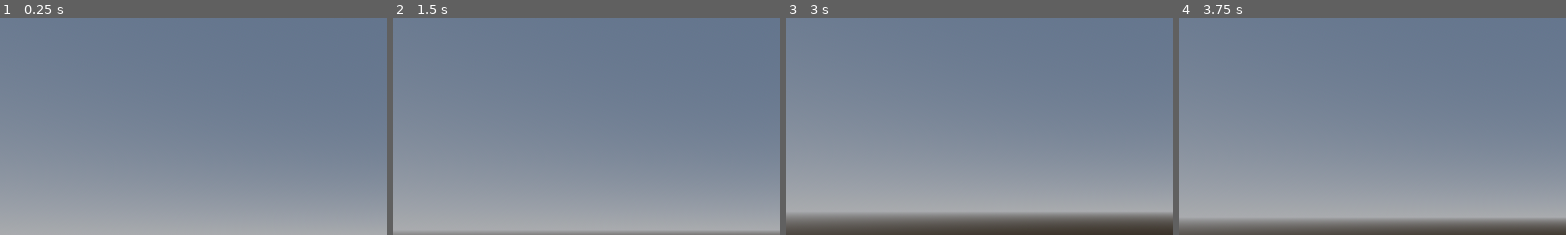
Above: before the commit, frames 1-4 (left to right).
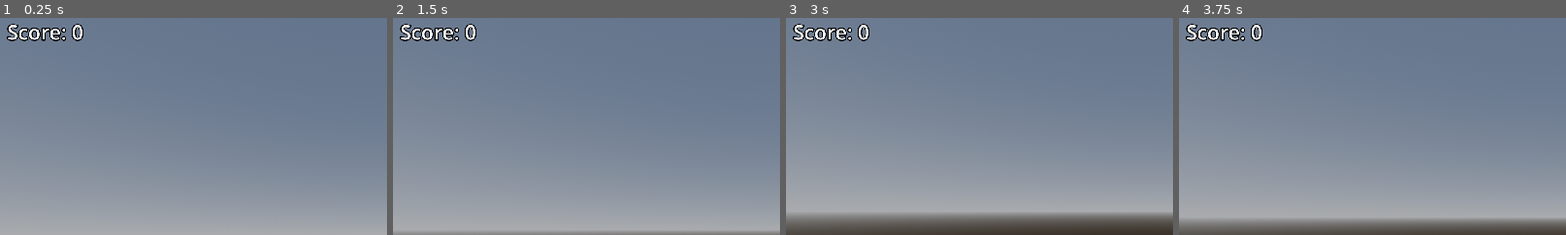
Above: after the commit, the same moments.

Repository: dani3ljh/Gambling-Addiction-Simulator
Game: Godot game, scene res://Scenes/main.tscn
Two runs of this game, one before a commit and one after it. Both use one fixed random seed, a clock stepped at 60 frames per second and the inputs below. The engine's default icon, where the game draws it, is replaced by a stand-in: a white triangle on a blue panel in a dark square.
Inputs (mouse positions are % of the whole screen's width and height, from its top left):
- Up to frame 1 (0.25 s): no input
- Up to frame 2 (1.5 s): tap Enter at 0.5 s; move the mouse to (55, 50) at 0.52 s; hold W (up) from 0.53 s (still down); tap E (interact) at 0.6, 1.35 s; tap Space (jump) at 0.77 s; move the mouse to (45, 50) at 1.27 s
- Up to frame 3 (3 s): keep holding W (up); tap Space (jump) at 1.52 s; move the mouse to (52, 48) at 2.02 s; hold Shift (sprint) 2.03-2.78 s; tap E (interact) at 2.3, 2.85 s; move the mouse to (49, 52) at 2.77 s
- Up to frame 4 (3.75 s): keep holding W (up); tap Space (jump) at 3.02, 3.5 s; move the mouse to (57, 51) at 3.52 s; tap E (interact) at 3.6 s
The pictures show only the part of the screen within x 0-50%, y 0-50%; the shares and areas given below are measured in that part.

The runs differ from the first frame. In frame 1, 0.9% of the frame differs, in the area x 1-22%, y 2-11%; in frame 2, 0.9%; in frame 3, 0.9%; in frame 4, 0.9%.

Commit message:
Added Score

Diff:
--- a/Scenes/main.tscn
+++ b/Scenes/main.tscn
@@ -25,6 +25,12 @@
 size = Vector3(7.921827, 2.1798935, 5.350606)
 
 [sub_resource type="BoxMesh" id="BoxMesh_mqvok"]
+
+[sub_resource type="LabelSettings" id="LabelSettings_adp6s"]
+font_size = 50
+outline_size = 10
+outline_color = Color(0, 0, 0, 1)
+shadow_size = 0
 
 [node name="Main" type="Node3D" unique_id=1729802106]
 
@@ -74,3 +80,12 @@
 
 [node name="Slot Machine" parent="." unique_id=1946949609 instance=ExtResource("3_8gbba")]
 transform = Transform3D(0.36373574, 0, 0, 0, 0.36373574, 0, 0, 0, 0.36373574, -8.045744, 2.1812258, -8.177565)
+
+[node name="CanvasGroup" type="CanvasGroup" parent="." unique_id=842416211]
+
+[node name="ScoreLabel" type="Label" parent="CanvasGroup" unique_id=1931437947]
+offset_left = 18.0
+offset_right = 218.0
+offset_bottom = 69.0
+text = "Score: 0"
+label_settings = SubResource("LabelSettings_adp6s")
--- a/Scenes/slot_machine.gd
+++ b/Scenes/slot_machine.gd
@@ -6,6 +6,14 @@
 
 @onready var interact_area = $Interact
 @onready var player = $"../Player"
+@onready var score_label = $"../CanvasGroup/ScoreLabel"
+
+enum Symbol {
+	SEVEN,
+	CHERRY,
+	BELL,
+	BAR
+}
 
 @onready var slots = [
 	{"node": slot1, "spinning": false, "target_rotation": 0, "timer_running": false},
@@ -13,12 +21,13 @@
 	{"node": slot3, "spinning": false, "target_rotation": 0, "timer_running": false}
 ]
 
-# Called when the node enters the scene tree for the first time.
-func _ready():
-	pass
+var symbol_list: Array[Symbol] = [Symbol.SEVEN, Symbol.CHERRY, Symbol.BELL, Symbol.BAR, Symbol.CHERRY, Symbol.BELL, Symbol.BAR, Symbol.BELL]
+
+var slots_spinning: int = 0
+var score: int = 0
 
 # Called every frame. 'delta' is the elapsed time since the previous frame.
-func _process(delta):
+func _process(_delta):
 	if Input.is_action_just_pressed("interact") and interact_area.get_overlapping_bodies().has(player):
 		roll_slots()
 
@@ -29,6 +38,12 @@
 		if not slot.timer_running and abs(slot.node.rotation.z - slot.target_rotation) < 0.1:
 			slot.spinning = false
 			slot.node.rotation.z = snappedf(slot.node.rotation.z, deg_to_rad(45))
+			var symbol = rotation_to_symbol(slot.node.rotation.z)
+			slot.symbol = symbol
+			slots_spinning -= 1
+			if slots_spinning <= 0:
+				score += score_result()
+				score_label.text = "Score: %s" % score
 			continue
 
 		slot.node.rotate_z(-0.03)
@@ -40,7 +55,23 @@
 		slot.target_rotation = deg_to_rad(snappedf(randf()*360, 45))
 		slot.timer_running = true
 
+	slots_spinning = len(slots)
+
 	await get_tree().create_timer(0.5).timeout
 
 	for slot in slots:
 		slot.timer_running = false
+
+func rotation_to_symbol(rot: float) -> Symbol:
+	# converts -45deg to 45deg
+	var counter_rotation = deg_to_rad(360) - rot
+	var index = posmod(roundi(counter_rotation / deg_to_rad(45)), len(symbol_list))
+	return symbol_list[index]
+
+func score_result() -> int:
+	var symbol = slots[0].symbol
+	for slot in slots:
+		if slot.symbol != symbol:
+			return 0
+
+	return 100 if symbol == Symbol.SEVEN else 10
